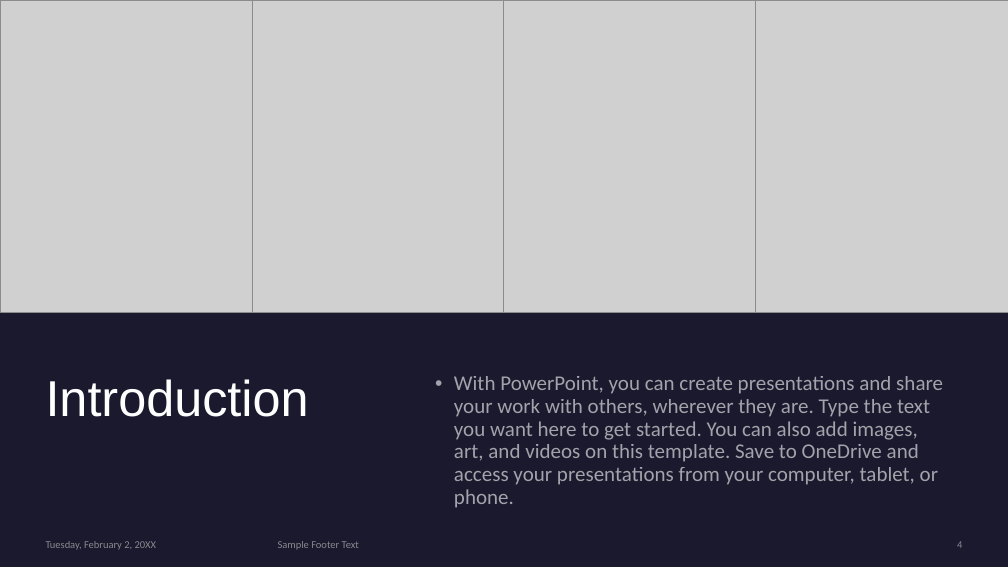
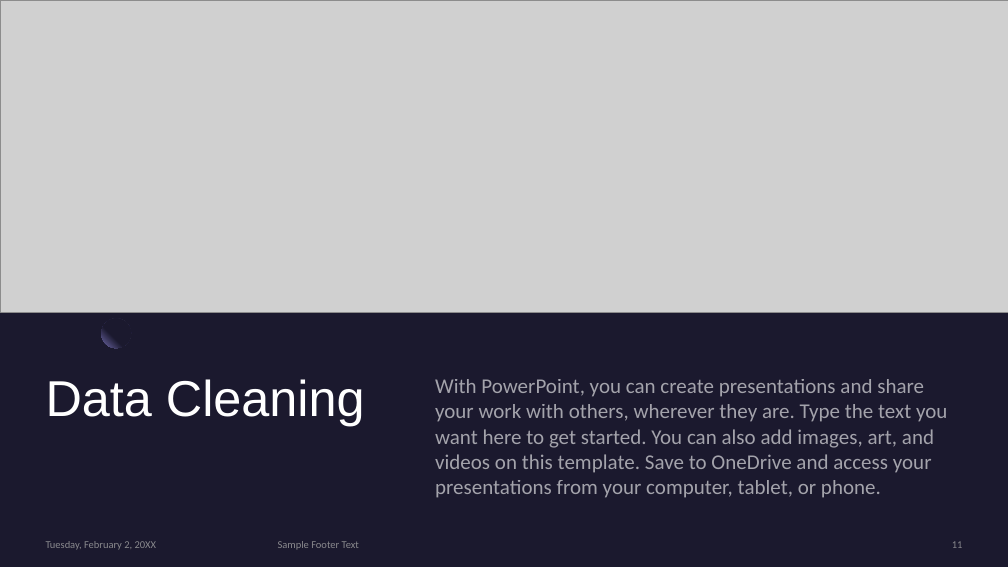
Before and after one commit to CMccormick0003/Data_Science_Salary_Trends, a slide deck: slide 11 of Presentation/draft_presentation_salaries_2023.pptx (slide 4 before the commit). Drawn at 1008x567 pixels with LibreOffice and Linux fonts; fonts in the diff are those of the drawing; grey boxes stand for pictures. Boxes give left, top, right and bottom in pixels: in the first picture for what was removed or moved away, otherwise in the second. Text is boxed around its words. In the diff, an @@ line names an element or a change of style, - is before the commit and + after.

```diff
--- a/Presentation/draft_presentation_salaries_2023.pptx
+++ b/Presentation/draft_presentation_salaries_2023.pptx
@@ picture removed at (x1=0, y1=0, x2=253, y2=312) @@
@@ picture added at (x1=0, y1=0, x2=1008, y2=312) @@
@@ picture removed at (x1=253, y1=0, x2=505, y2=312) @@
@@ picture removed at (x1=503, y1=0, x2=755, y2=312) @@
@@ picture removed at (x1=755, y1=0, x2=1008, y2=312) @@
@@ ellipse added at (x1=101, y1=318, x2=131, y2=348), fill gradient #1B192E to #7771B2 @@
@@ title at (x1=46, y1=379, x2=365, y2=426): text changed @@
-Introduction
+Data Cleaning
@@ text "With PowerPoint, you can create ..." at (x1=435, y1=379, x2=947, y2=498): bullet • to none; line spacing 0.9 to 1 @@
@@ page number at (x1=952, y1=541, x2=963, y2=548): text changed @@
-4
+11
```
Also in this commit, not shown: 7 other slides changed, 7 slides added, 1 other file.
